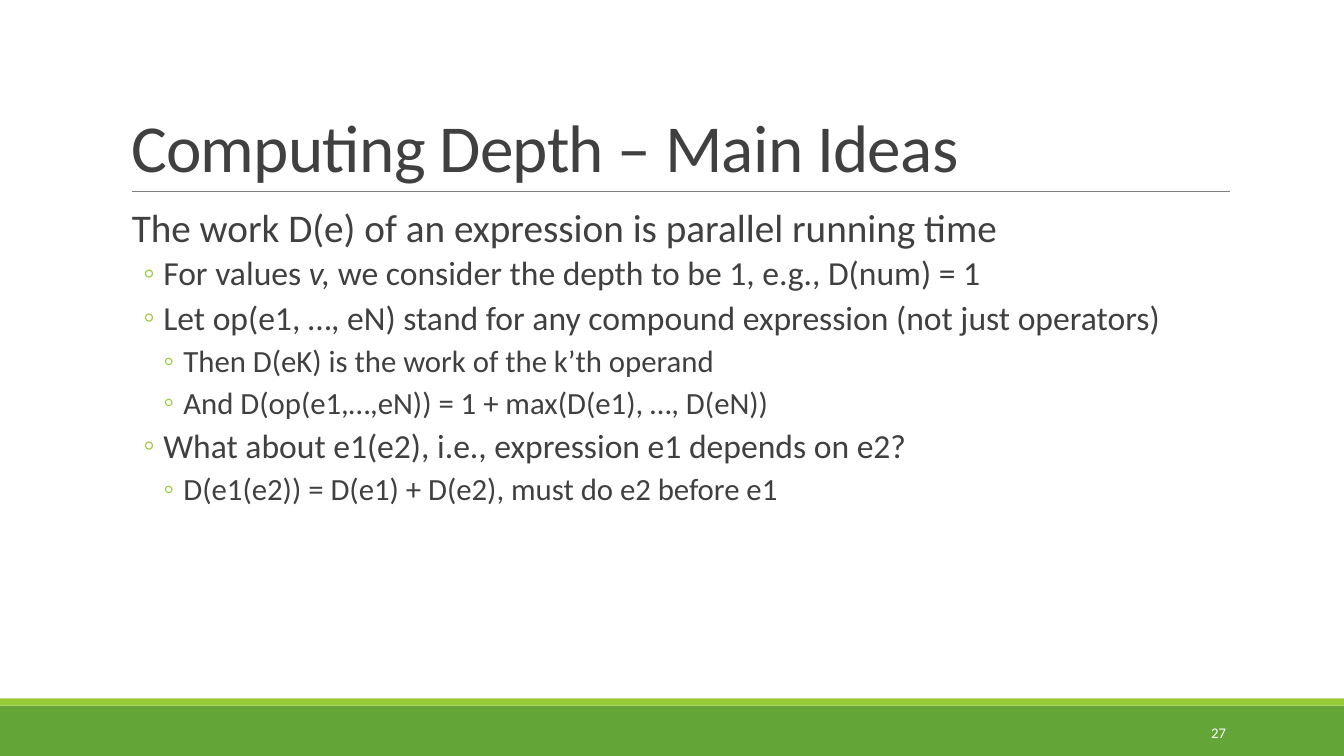
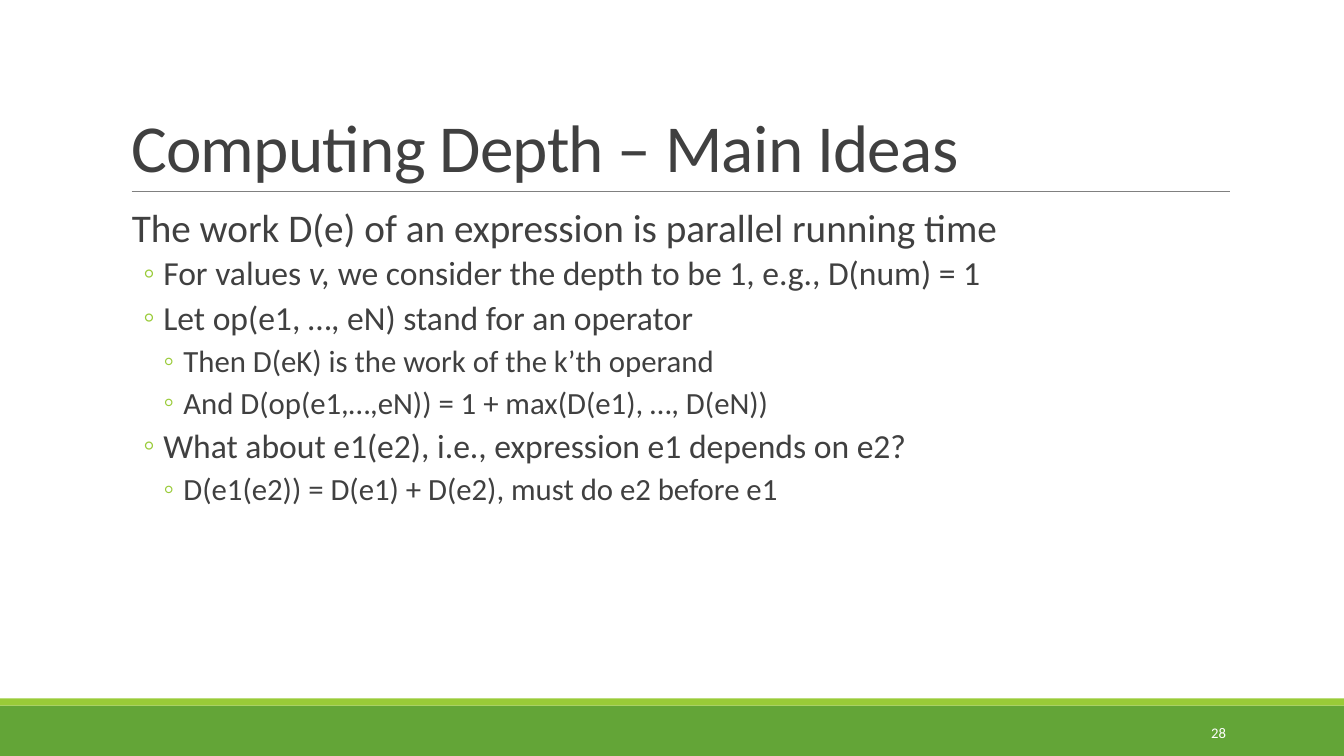
Before and after one commit to rbohrer/pl-course, a slide deck: slide 28 of LectureSlides/99ParallelFunctional.pptx (slide 27 before the commit). Drawn at 1344x756 pixels with LibreOffice and Linux fonts; fonts in the diff are those of the drawing. Boxes give left, top, right and bottom in pixels: in the first picture for what was removed or moved away, otherwise in the second. Text is boxed around its words. In the diff, an @@ line names an element or a change of style, - is before the commit and + after.

```diff
--- a/LectureSlides/99ParallelFunctional.pptx
+++ b/LectureSlides/99ParallelFunctional.pptx
@@ text at (163,305,693,336): text changed @@
-  ◦ Let op(e1, …, eN) stand for any compound expression (not just operators)
+  ◦ Let op(e1, …, eN) stand for an operator
@@ page number at (1211,728,1226,738): text changed @@
-27
+28
```
Also in this commit, not shown: 3 other slides changed, 1 slide added.
